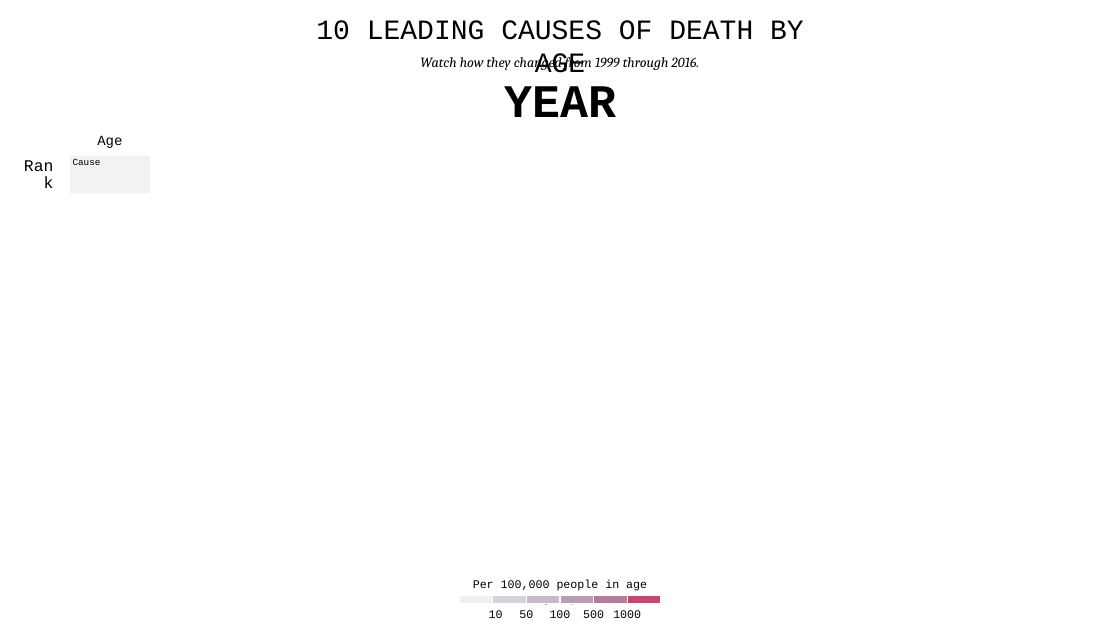
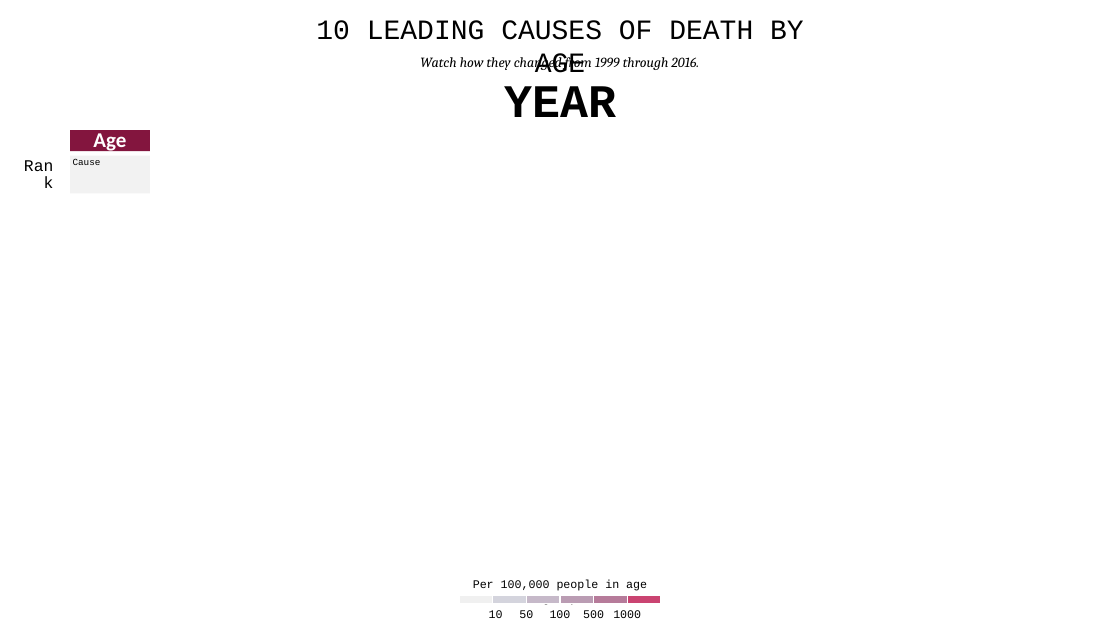
Before and after one commit to gramener/gramex-guide, a slide deck: slide 1 of pptxhandler/death/template.pptx. Drawn at 1120x630 pixels with LibreOffice and Linux fonts; fonts in the diff are those of the drawing; background and template pictures are left out. Boxes give left, top, right and bottom in pixels: in the first picture for what was removed or moved away, otherwise in the second. Text is boxed around its words. In the diff, an @@ line names an element or a change of style, - is before the commit and + after.

```diff
--- a/pptxhandler/death/template.pptx
+++ b/pptxhandler/death/template.pptx
@@ rectangle "Age" resized from (x1=97, y1=135, x2=122, y2=148) to (x1=70, y1=130, x2=150, y2=151) @@
@@ rectangle "Age" at (x1=70, y1=130, x2=150, y2=151): size 12 to 18 pt, font Courier New to Calibri, text colour #000000 to #FFFFFF, bold on; fill none to #83153E @@
```
Also in this commit, not shown: 12 other files.
